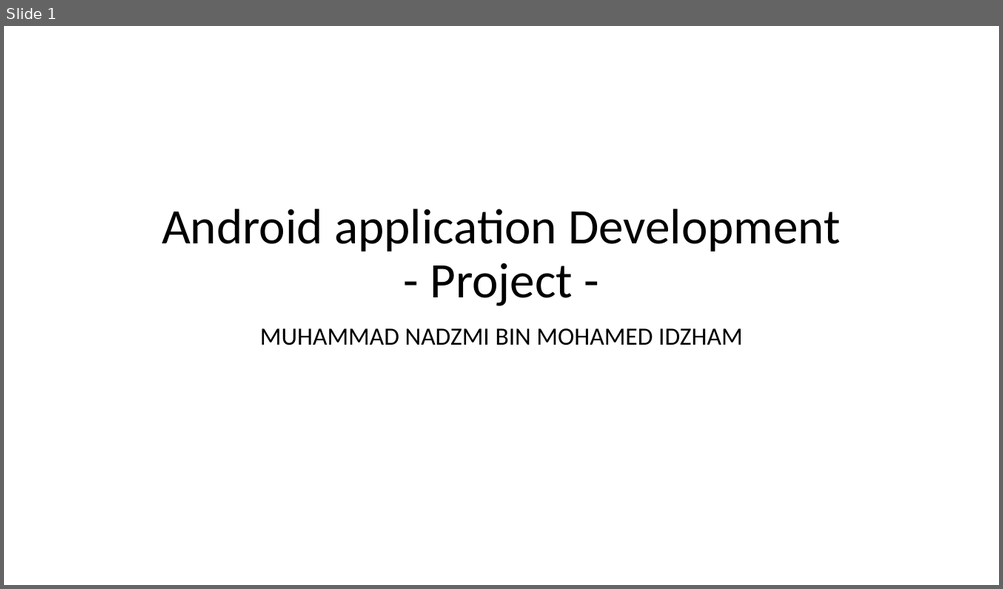
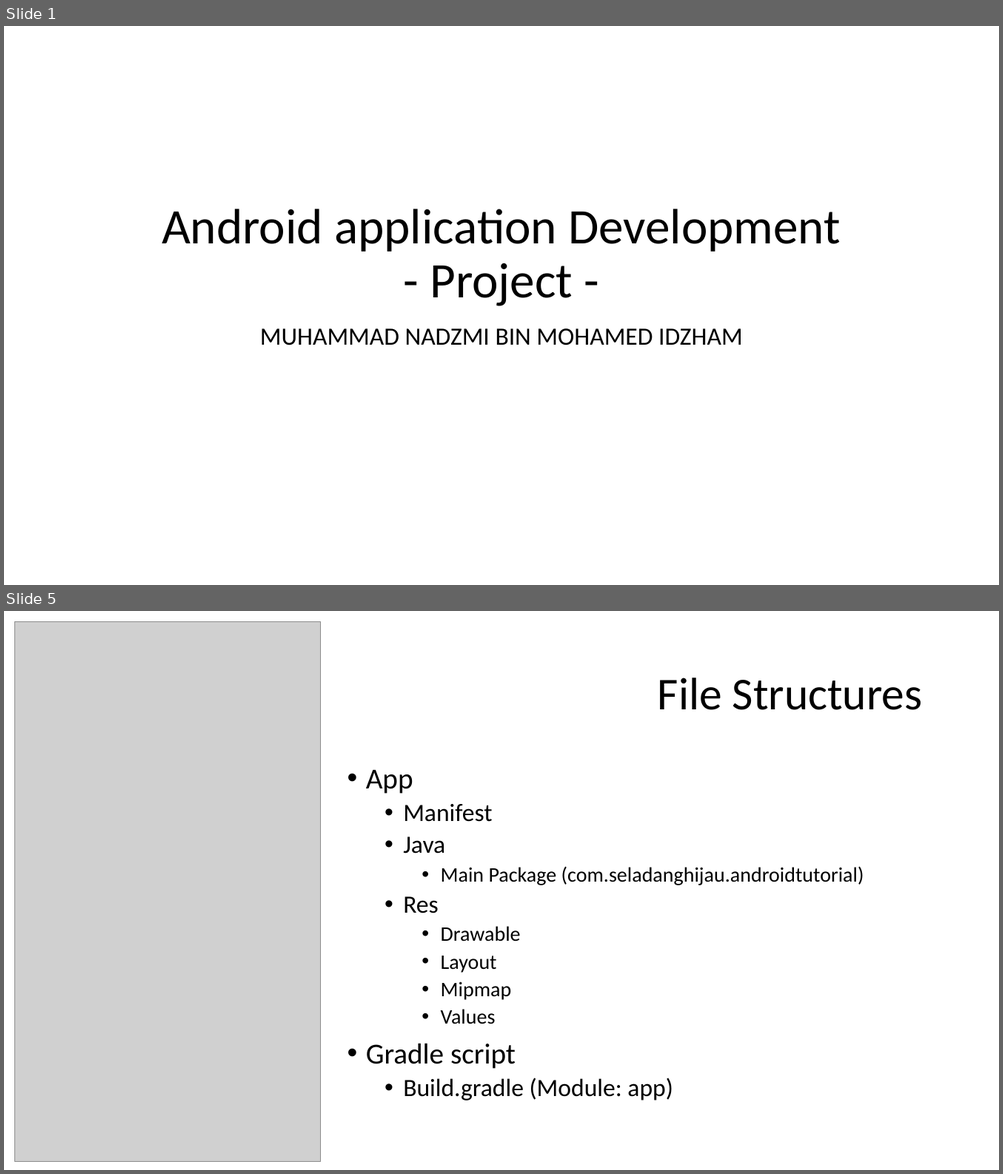
Before and after one commit to Nadzmi-Freelance/Android-Training, a slide deck: presentation/project.pptx. Shown one above the other, each under a label of ours: slide 1 before the commit, slides 1 and 5 after it; the slides between them are not shown. The pictures are 1003x589 and 1003x1174 pixels, drawn with LibreOffice and Linux fonts; fonts in the diff are those of the drawing; grey boxes stand for pictures. Boxes give left, top, right and bottom in pixels: in the first picture for what was removed or moved away, otherwise in the second. Text is boxed around its words. In the diff, an @@ line names an element or a change of style, - is before the commit and + after.

```diff
--- a/presentation/project.pptx
+++ b/presentation/project.pptx
@@ slide 5 added at (4, 611, 999, 1170), background #FFFFFF @@
@@ picture added at (15, 621, 321, 1162) @@
@@ title added at (657, 678, 922, 710), 44 pt, text #000000 @@
+File Structures
@@ text added at (366, 770, 864, 1101), 20 pt, text #000000 @@
+• App
+  • Manifest
+  • Java
+    • Main Package (com.seladanghijau.androidtutorial)
+  • Res
+    • Drawable
+    • Layout
+    • Mipmap
+    • Values
+• Gradle script
+  • Build.gradle (Module: app)
```
Also in this commit, not shown: 2 slides changed, 22 other slides added, 4 slides removed, 3 other files.
